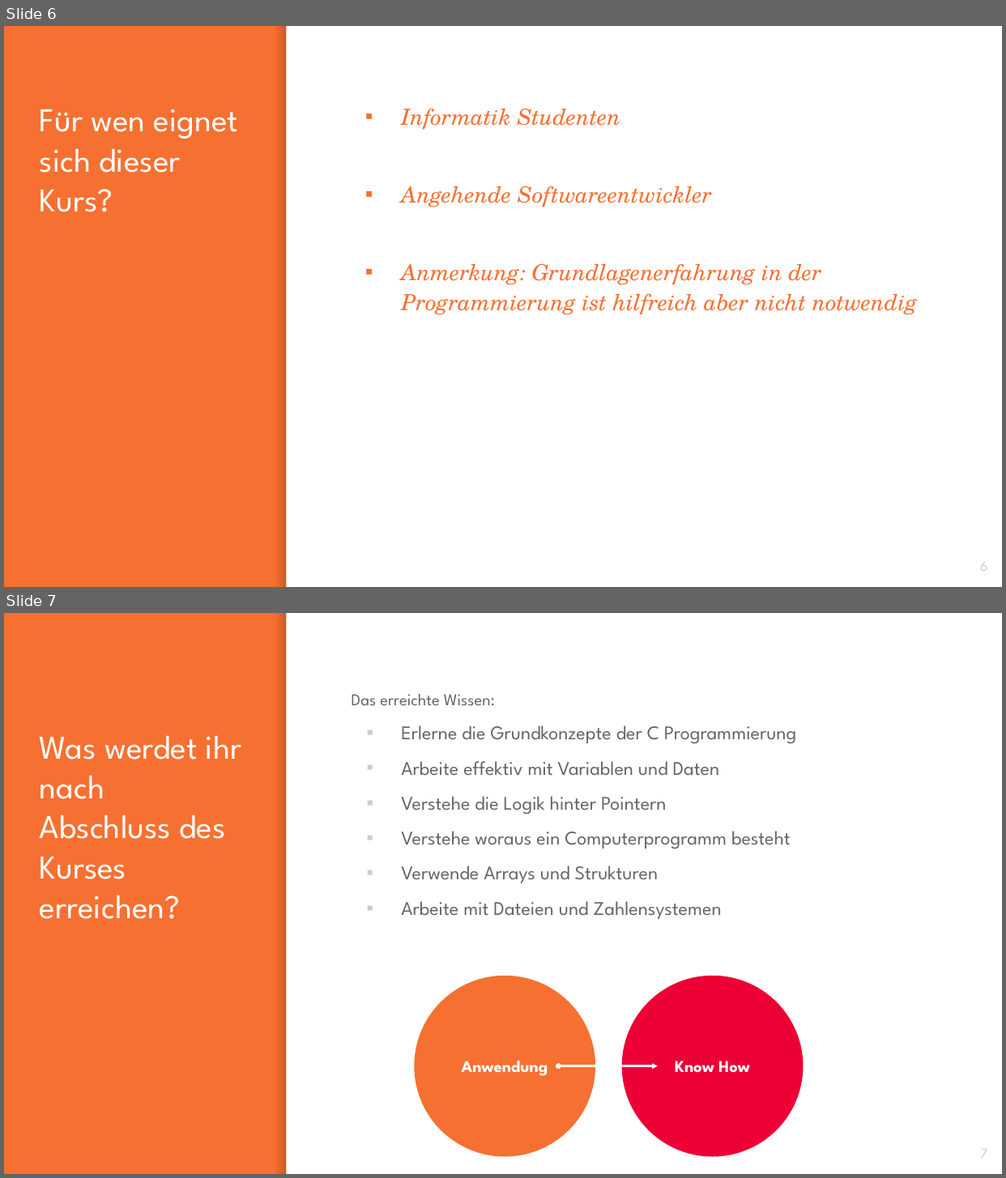
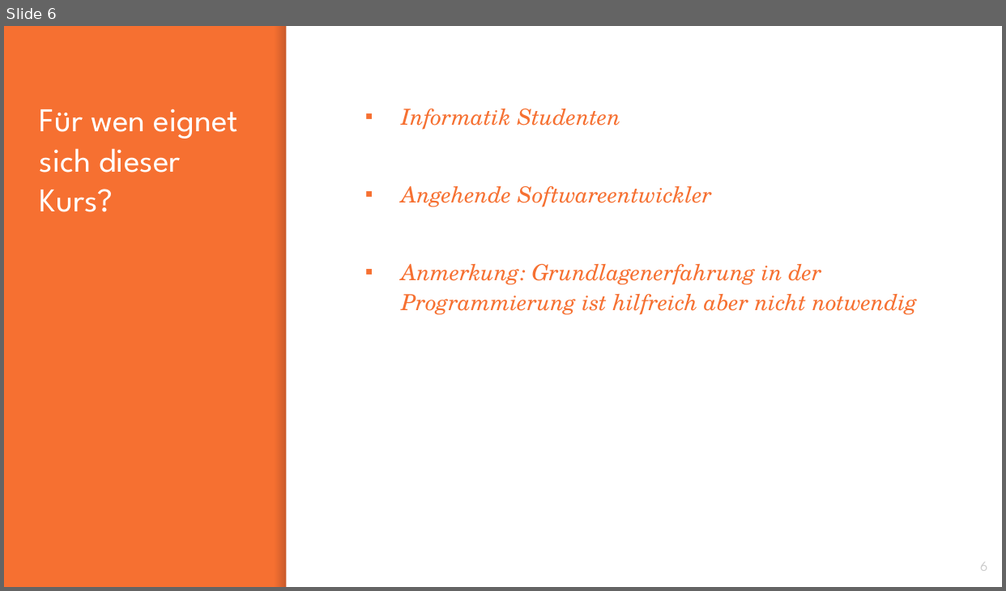
Before and after one commit to franneck94/UdemyC, a slide deck: lectures/Introduction.pptx. Shown one above the other, each under a label of ours: slides 6 and 7 before the commit, slide 6 after it. The pictures are 1006x1178 and 1006x591 pixels, drawn with LibreOffice and Linux fonts; fonts in the diff are those of the drawing. Boxes give left, top, right and bottom in pixels: in the first picture for what was removed or moved away, otherwise in the second. Text is boxed around its words. In the diff, an @@ line names an element or a change of style, - is before the commit and + after.

```diff
--- a/lectures/Introduction.pptx
+++ b/lectures/Introduction.pptx
@@ slide 7 removed at [4,613,1002,1174], background #F67031; not listed: 2 template elements that a slide beside it also shows @@
@@ text removed at [351,694,796,919] @@
-Das erreichte Wissen:
-▪ Erlerne die Grundkonzepte der C Programmierung
-▪ Arbeite effektiv mit Variablen und Daten
-▪ Verstehe die Logik hinter Pointern
-▪ Verstehe woraus ein Computerprogramm besteht
-▪ Verwende Arrays und Strukturen
-▪ Arbeite mit Dateien und Zahlensystemen
@@ title removed at [40,735,241,919] @@
-Was werdet ihr nach Abschluss des Kurses erreichen?
@@ ellipse removed at [414,975,596,1157] @@
-Anwendung
@@ ellipse removed at [622,975,803,1157] @@
-Know How
@@ double arrow removed from (558, 1066) to (658, 1066) @@
@@ page number removed at [981,1149,988,1158] @@
-7
```
Also in this commit, not shown: 4 other files.
